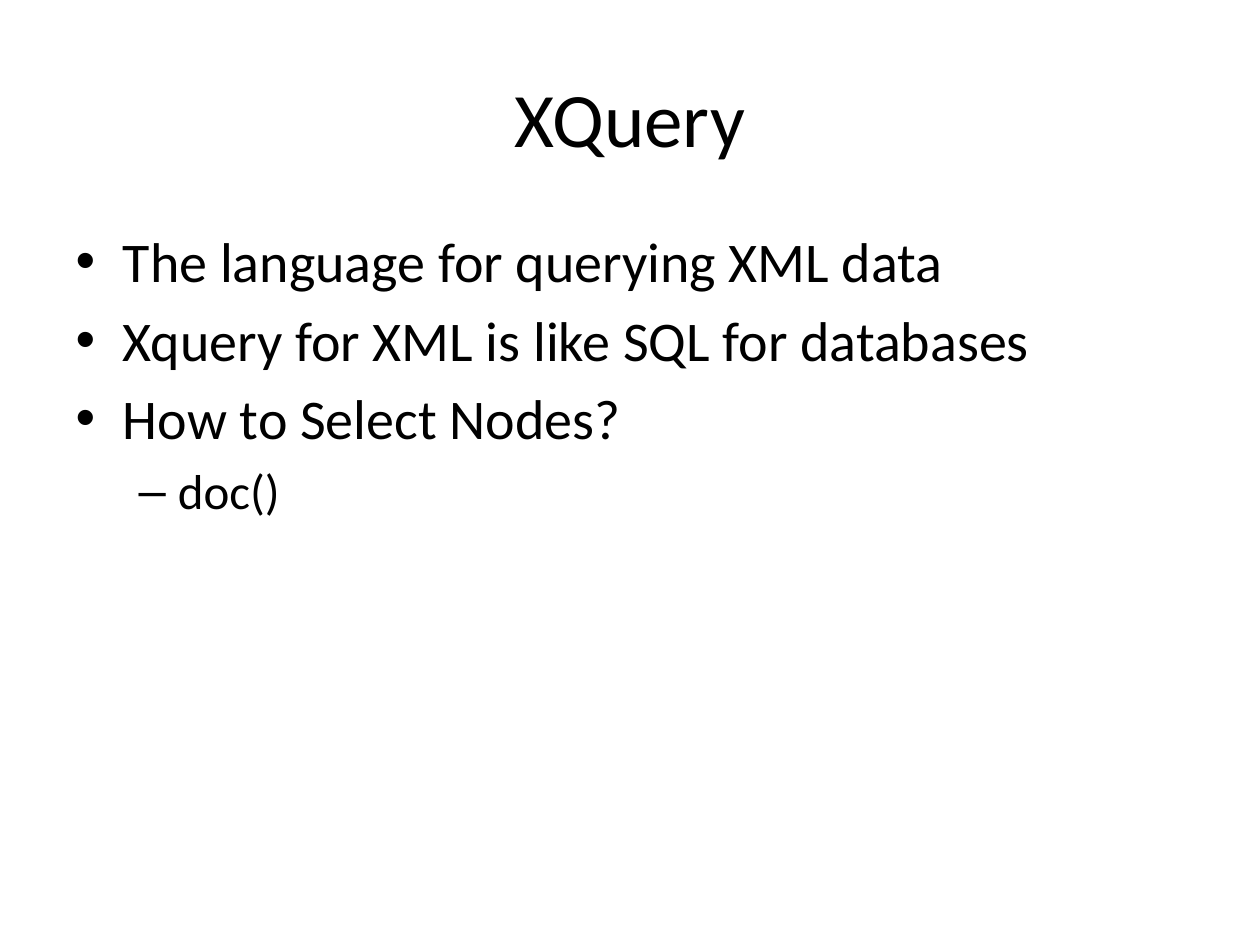
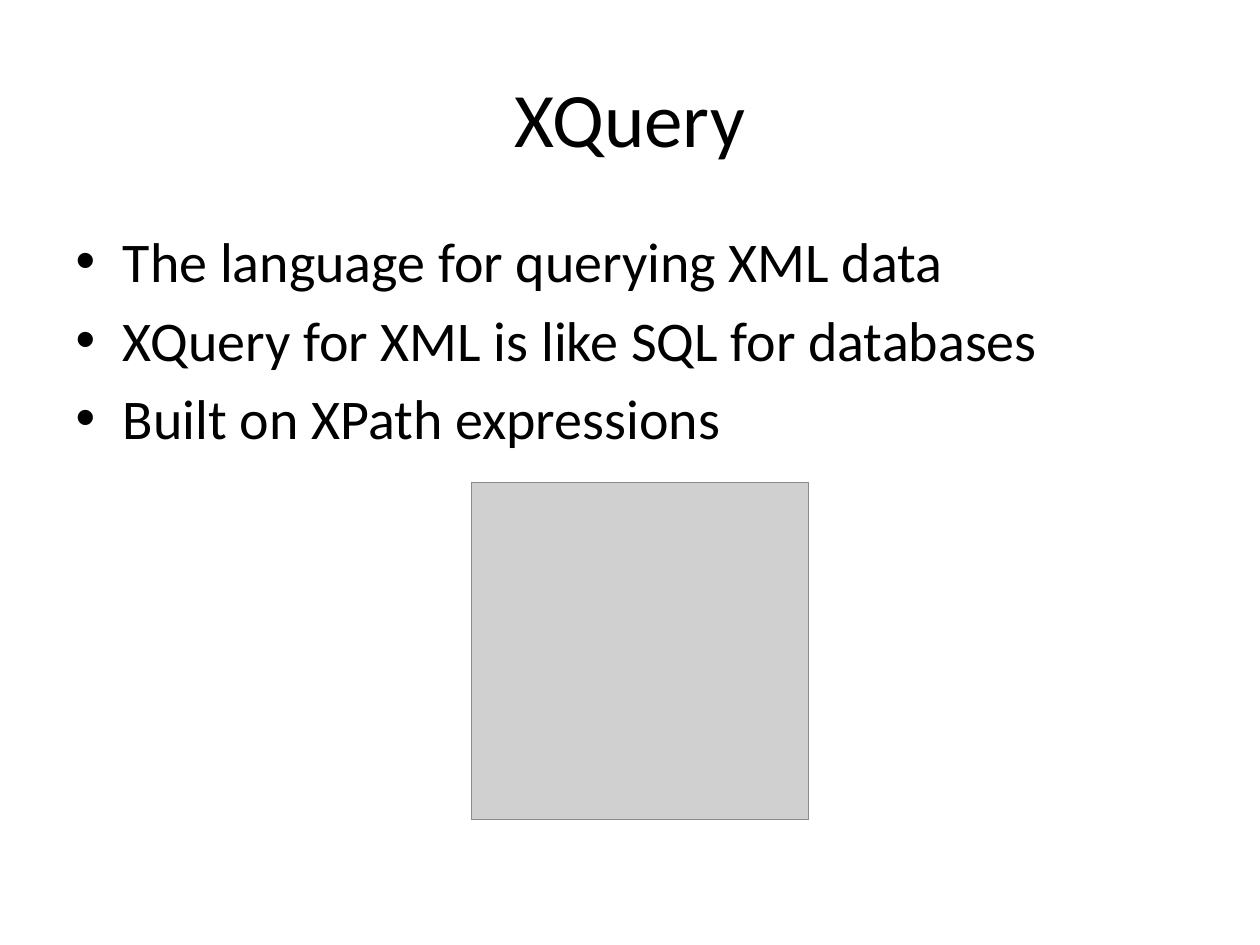
Before and after one commit to liujy10/Backyard-of-IExploring, a slide deck: slide 11 of lecture_sjk(draft).pptx (slide 7 before the commit). Drawn at 1260x945 pixels with LibreOffice and Linux fonts; fonts in the diff are those of the drawing; grey boxes stand for pictures. Boxes give left, top, right and bottom in pixels: in the first picture for what was removed or moved away, otherwise in the second. Text is boxed around its words. In the diff, an @@ line names an element or a change of style, - is before the commit and + after.

Commit message:
A preliminary revised version of XPath and XQuery

```diff
--- a/lecture_sjk(draft).pptx
+++ b/lecture_sjk(draft).pptx
@@ text at (x1=123, y1=322, x2=1037, y2=448): text changed @@
-• Xquery for XML is like SQL for databases
-• How to Select Nodes?
-  – doc()
+• XQuery for XML is like SQL for databases
+• Built on XPath expressions
@@ picture added at (x1=471, y1=483, x2=809, y2=820) @@
```
Also in this commit, not shown: 5 other slides changed, 6 slides added, 3 slides removed.
